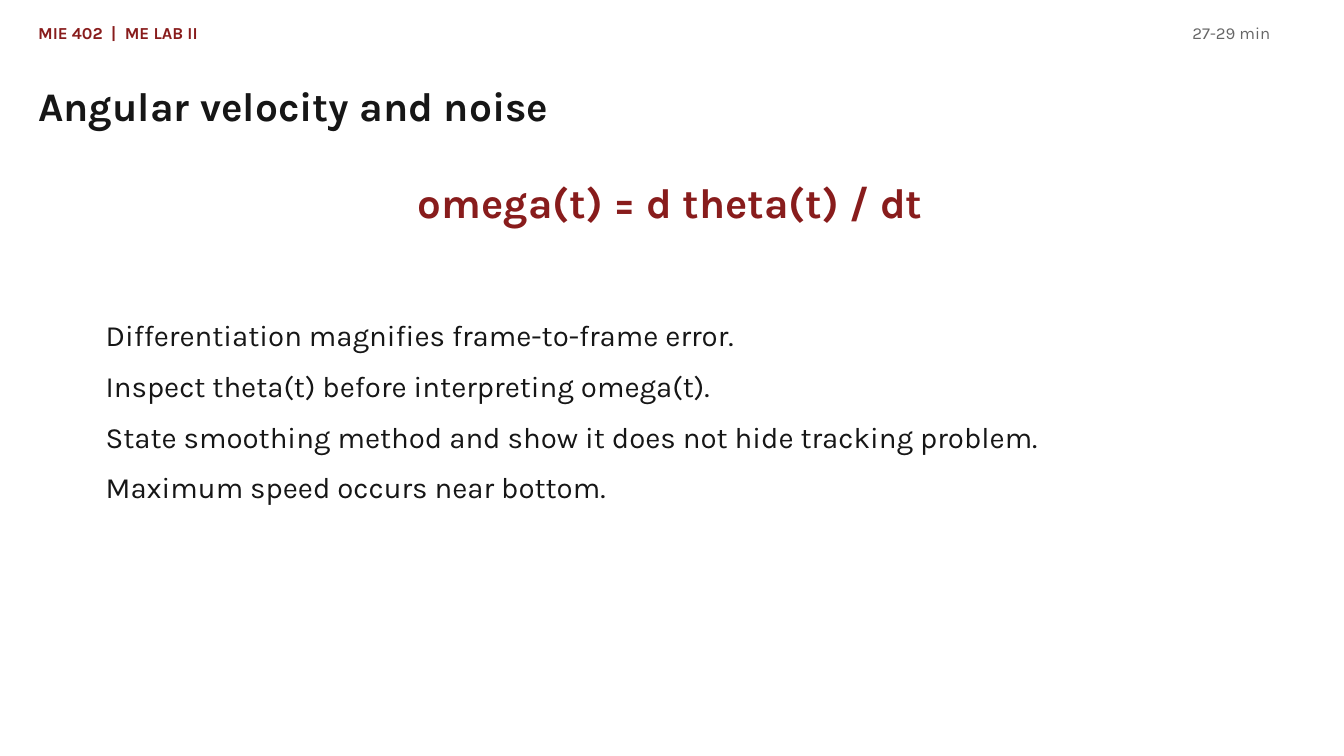
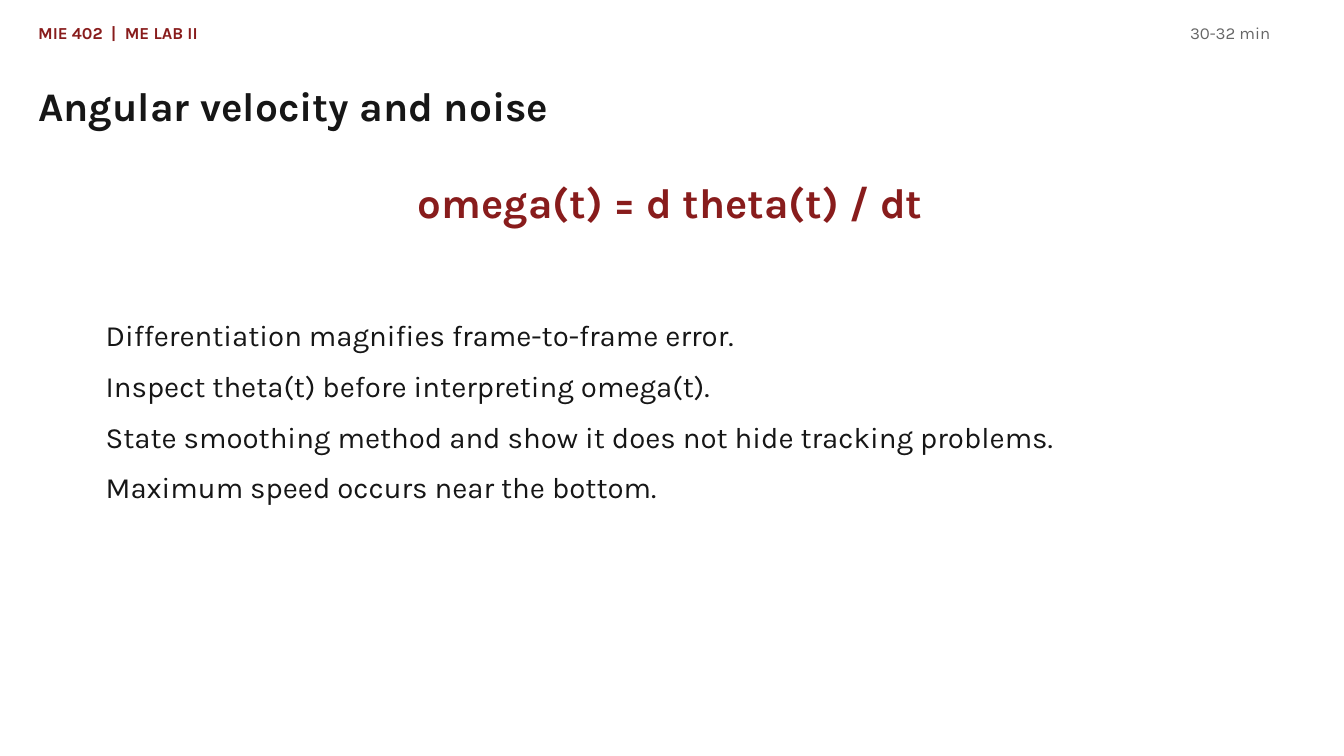
Before and after one commit to Ehsan-Roohi/MIE402-Lab, a slide deck: slide 15 of site/docs/MIE402_Lecture03_Single_Pendulum_PreLab2_Fall2026.pptx (slide 14 before the commit). Drawn at 1344x756 pixels with LibreOffice and Linux fonts; fonts in the diff are those of the drawing. Boxes give left, top, right and bottom in pixels: in the first picture for what was removed or moved away, otherwise in the second. Text is boxed around its words. In the diff, an @@ line names an element or a change of style, - is before the commit and + after.

```diff
--- a/site/docs/MIE402_Lecture03_Single_Pendulum_PreLab2_Fall2026.pptx
+++ b/site/docs/MIE402_Lecture03_Single_Pendulum_PreLab2_Fall2026.pptx
@@ text at [1190,27,1270,39]: text changed @@
-27-29 min
+30-32 min
@@ text at [106,427,1053,505]: text changed @@
-State smoothing method and show it does not hide tracking problem.
-Maximum speed occurs near bottom.
+State smoothing method and show it does not hide tracking problems.
+Maximum speed occurs near the bottom.
```
Also in this commit, not shown: 18 other slides changed, 2 slides added, 1 slide removed, 7 other files.
